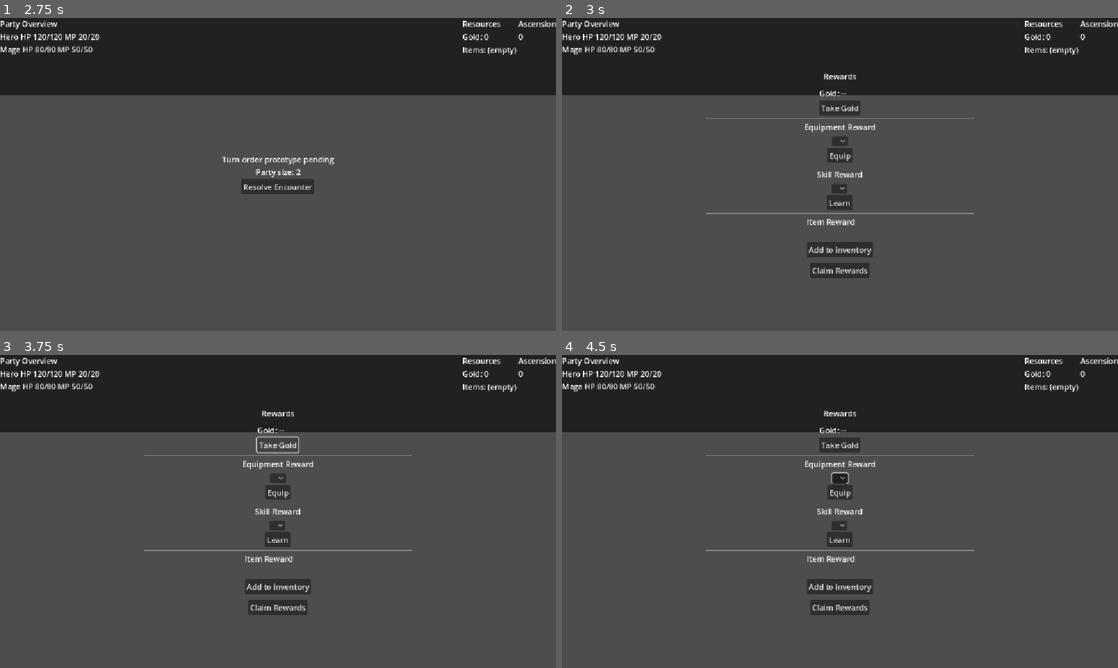
Above: before the commit, frames 1-4 (two rows, left to right).
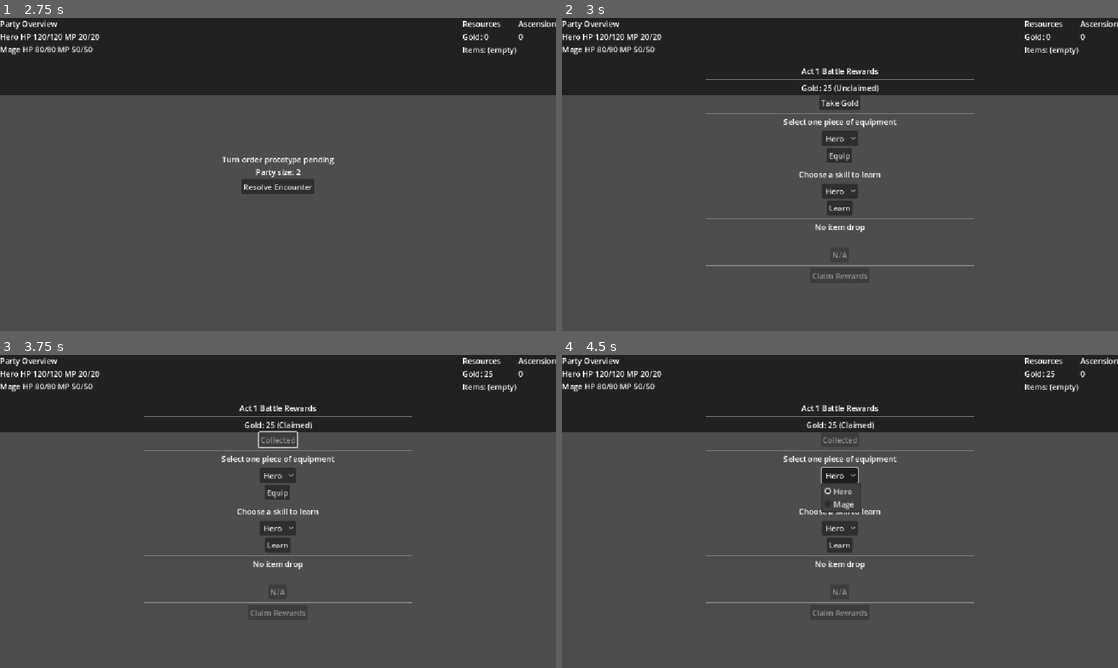
Above: after the commit, the same moments.

Repository: atmlhv/GodotTest
Game: Godot game, scene res://scenes/Title.tscn
Two runs of this game, one before a commit and one after it. Both use one fixed random seed, a clock stepped at 60 frames per second and the inputs below.
Inputs (mouse positions are in pixels of both pictures, inside the frame that each line leads up to):
- Up to frame 1 (2.75 s): click (289, 133) at 0.52 s; type "12" at 0.6 s; click "New Run" at 1.25 s; click "Battle Col 1" at 2 s
- Up to frame 2 (3 s): click "Resolve Encounter" at 2.75 s
- Up to frame 3 (3.75 s): click "Take Gold" at 3.5 s
- Up to frame 4 (4.5 s): click (840, 477) at 4.25 s, where only the run after the commit has a clickable "Hero"

Frame 1 is identical in both runs. In frame 2, 3.8% of the frame differs, in the area x 25-75%, y 16-84%; in frame 3, 3.8%; in frame 4, 3.9%, in the area x 25-89%, y 5-84%.
Error before the commit: Parse Error: Expected statement, found "Indent" instead. (res://scenes/Reward.gd:203)

Commit message:
Fix reward list disabling

Diff:
--- a/scenes/Reward.gd
+++ b/scenes/Reward.gd
@@ -2,6 +2,10 @@
 
 var reward_data: Dictionary = {}
 var awaiting_replace_choice: bool = false
+var _equipment_list_default_focus_mode: int
+var _equipment_list_default_mouse_filter: int
+var _skill_list_default_focus_mode: int
+var _skill_list_default_mouse_filter: int
 
 @onready var info_label: Label = $VBox/InfoLabel
 @onready var gold_label: Label = $VBox/GoldSection/GoldLabel
@@ -25,6 +29,10 @@
 
 func _ready() -> void:
     reward_data = Game.ensure_reward_for_active_node()
+    _equipment_list_default_focus_mode = equipment_list.focus_mode
+    _equipment_list_default_mouse_filter = equipment_list.mouse_filter
+    _skill_list_default_focus_mode = skill_list.focus_mode
+    _skill_list_default_mouse_filter = skill_list.mouse_filter
     _populate_party_targets()
     gold_button.pressed.connect(_on_claim_gold_pressed)
     equipment_button.pressed.connect(_on_equip_pressed)
@@ -89,7 +97,7 @@
     equipment_list.clear()
     if choices.is_empty():
         equipment_label.text = "No equipment reward"
-        equipment_list.disabled = true
+        _set_equipment_list_enabled(false)
         equipment_button.disabled = true
         equipment_target.disabled = true
         return
@@ -101,14 +109,14 @@
         var text: String = name if slot == "" else "%s [%s]" % [name, slot.capitalize()]
         equipment_list.add_item(text)
     if not claimed:
-        equipment_list.disabled = false
+        _set_equipment_list_enabled(true)
         equipment_button.disabled = false
         equipment_target.disabled = equipment_target.item_count == 0
         if equipment_list.item_count > 0:
             equipment_list.select(0)
     else:
         equipment_label.text = "Equipment reward claimed"
-        equipment_list.disabled = true
+        _set_equipment_list_enabled(false)
         equipment_button.disabled = true
         equipment_target.disabled = true
 
@@ -118,7 +126,7 @@
     skill_list.clear()
     if choices.is_empty():
         skill_label.text = "No skill drop"
-        skill_list.disabled = true
+        _set_skill_list_enabled(false)
         skill_button.disabled = true
         skill_target.disabled = true
         return
@@ -128,14 +136,14 @@
         var name: String = str(entry.get("display_name", entry.get("id", "???")))
         skill_list.add_item(name)
     if not claimed:
-        skill_list.disabled = false
+        _set_skill_list_enabled(true)
         skill_button.disabled = false
         skill_target.disabled = skill_target.item_count == 0
         if skill_list.item_count > 0:
             skill_list.select(0)
     else:
         skill_label.text = "Skill reward claimed"
-        skill_list.disabled = true
+        _set_skill_list_enabled(false)
         skill_button.disabled = true
         skill_target.disabled = true
 
@@ -199,10 +207,11 @@
 func _is_reward_complete() -> bool:
     if reward_data.is_empty():
         return true
-    return reward_data.get("claimed_gold", true)
-        and reward_data.get("claimed_equipment", true)
-        and reward_data.get("claimed_skill", true)
-        and reward_data.get("claimed_item", true)
+    var claimed_gold: bool = bool(reward_data.get("claimed_gold", true))
+    var claimed_equipment: bool = bool(reward_data.get("claimed_equipment", true))
+    var claimed_skill: bool = bool(reward_data.get("claimed_skill", true))
+    var claimed_item: bool = bool(reward_data.get("claimed_item", true))
+    return claimed_gold and claimed_equipment and claimed_skill and claimed_item
 
 func _on_claim_gold_pressed() -> void:
     Game.claim_reward_gold()
@@ -286,3 +295,13 @@
     if selected_id >= 0:
         return selected_id
     return replace_select.get_selected()
+
+func _set_equipment_list_enabled(enabled: bool) -> void:
+    _set_item_list_enabled(equipment_list, enabled, _equipment_list_default_focus_mode, _equipment_list_default_mouse_filter)
+
+func _set_skill_list_enabled(enabled: bool) -> void:
+    _set_item_list_enabled(skill_list, enabled, _skill_list_default_focus_mode, _skill_list_default_mouse_filter)
+
+func _set_item_list_enabled(list: ItemList, enabled: bool, default_focus_mode: int, default_mouse_filter: int) -> void:
+    list.focus_mode = default_focus_mode if enabled else Control.FOCUS_NONE
+    list.mouse_filter = default_mouse_filter if enabled else Control.MOUSE_FILTER_IGNORE
